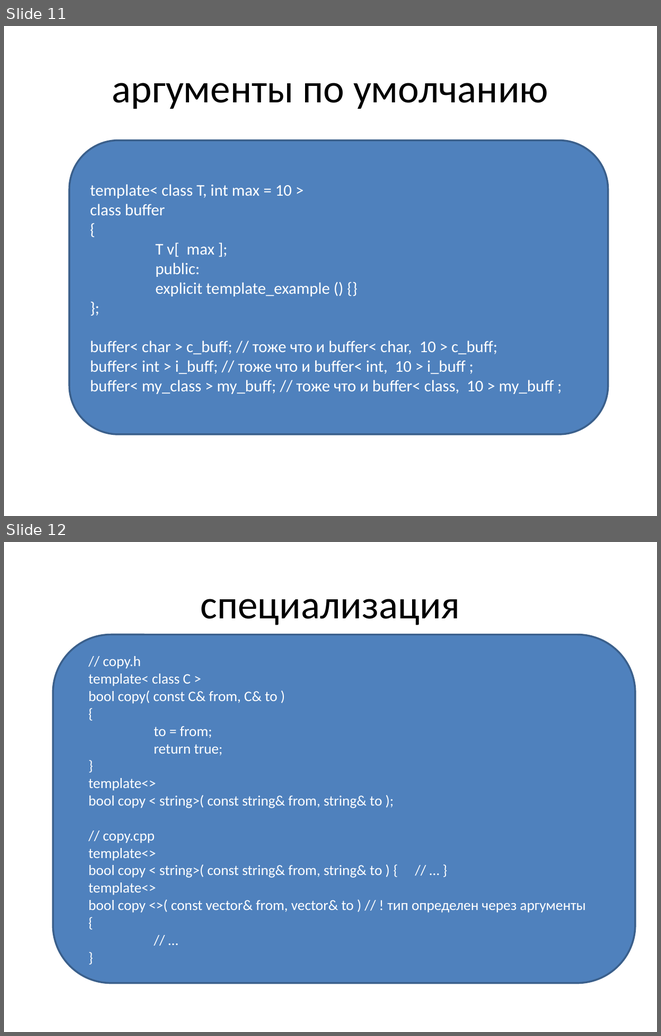
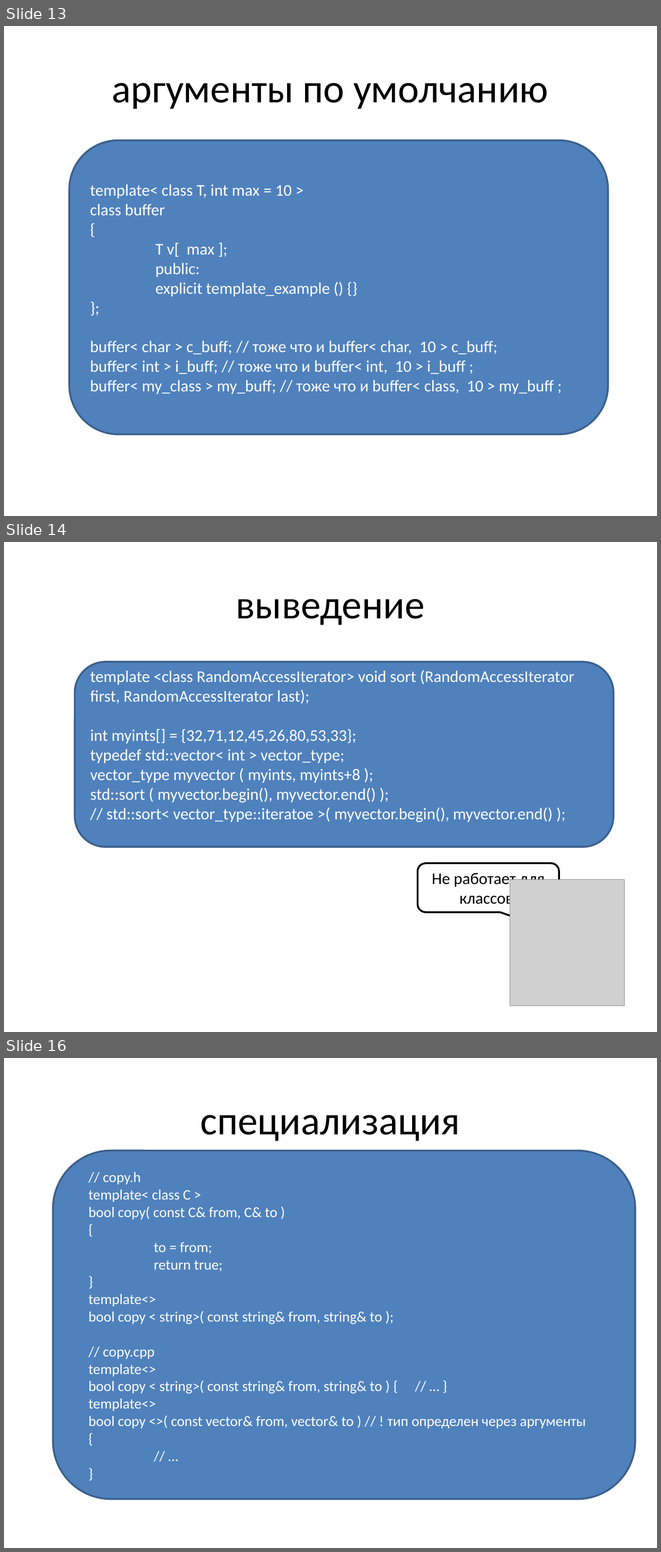
Before and after one commit to tscherkas/cpp_craft_1013, a slide deck: lections/cpp_craft_lec_5_pre.pptx. Shown one above the other, each under a label of ours: slides 11 and 12 before the commit, slides 13, 14 and 16 after it; the slides between them are not shown. The pictures are 661x1036 and 661x1552 pixels, drawn with LibreOffice and Linux fonts; fonts in the diff are those of the drawing; grey boxes stand for pictures. Boxes give left, top, right and bottom in pixels: in the first picture for what was removed or moved away, otherwise in the second. Text is boxed around its words. In the diff, an @@ line names an element or a change of style, - is before the commit and + after.

```diff
--- a/lections/cpp_craft_lec_5_pre.pptx
+++ b/lections/cpp_craft_lec_5_pre.pptx
@@ slide 14 added at (x1=4, y1=542, x2=657, y2=1032), background #FFFFFF @@
@@ title added at (x1=236, y1=599, x2=425, y2=625), 44 pt, text #000000 @@
+выведение
@@ rounded rectangle added at (x1=74, y1=661, x2=613, y2=846), fill #4F81BD, outline #3A5F8C 2 pt, 18 pt, text #FFFFFF @@
+template <class RandomAccessIterator> void sort (RandomAccessIterator first, RandomAccessIterator last);
+int myints[] = {32,71,12,45,26,80,53,33};
+typedef std::vector< int > vector_type;
+vector_type myvector ( myints, myints+8 );
+std::sort ( myvector.begin(), myvector.end() );
+// std::sort< vector_type::iteratoe >( myvector.begin(), myvector.end() );
@@ rounded speech box added at (x1=417, y1=863, x2=559, y2=912), outline #000000 2 pt, 18 pt, text #000000 @@
+Не работает для классов
@@ picture added at (x1=510, y1=880, x2=624, y2=1006) @@
@@ what was slide 11 is now slide 13 @@
@@ what was slide 12 is now slide 16 @@
```
Also in this commit, not shown: 5 slides changed, 3 other slides added.
